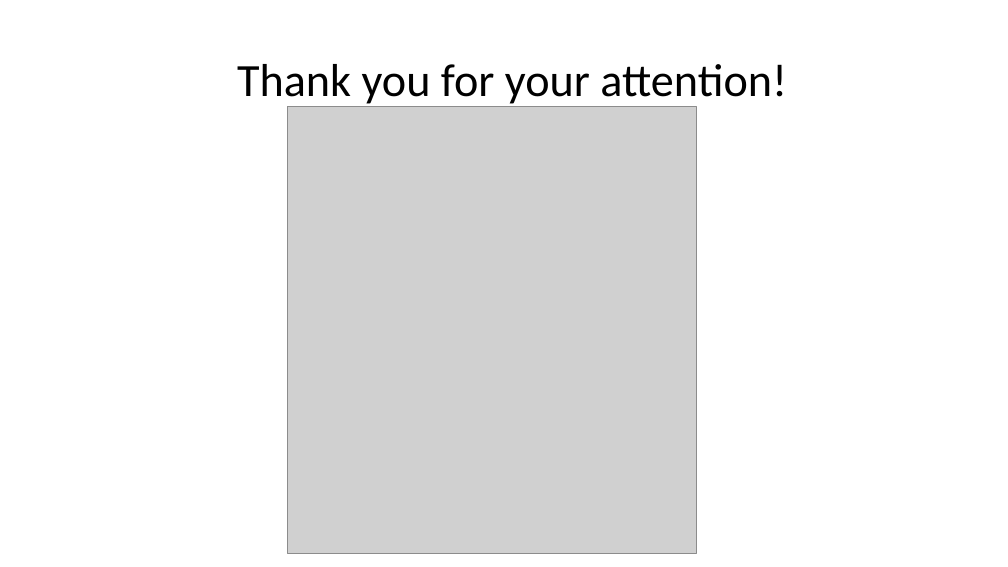
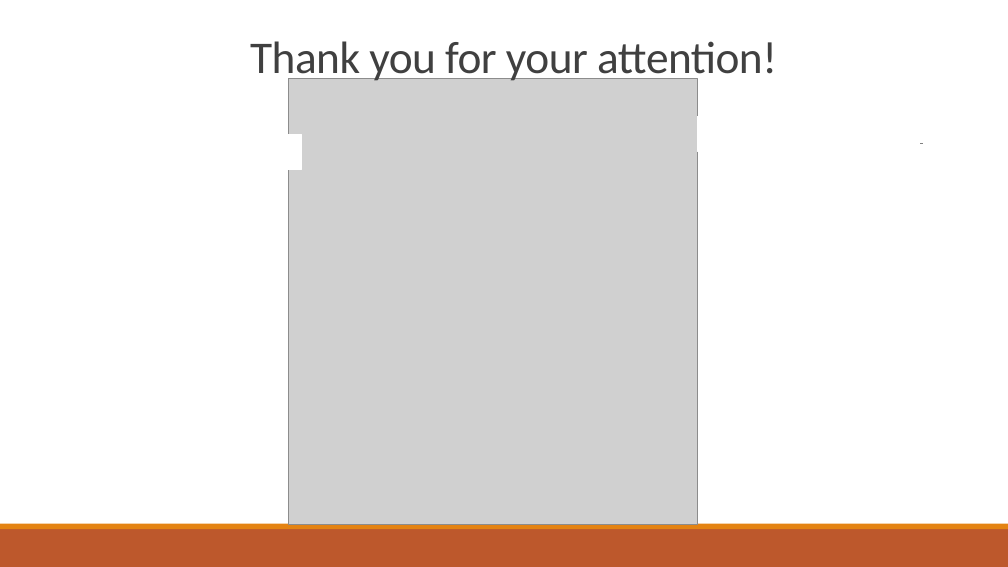
Before and after one commit to bricht/piens-un-maize, a slide deck: slide 10 of presentation/MilknBread.pptx. Drawn at 1008x567 pixels with LibreOffice and Linux fonts; fonts in the diff are those of the drawing; grey boxes stand for pictures. Boxes give left, top, right and bottom in pixels: in the first picture for what was removed or moved away, otherwise in the second. Text is boxed around its words. In the diff, an @@ line names an element or a change of style, - is before the commit and + after.

```diff
--- a/presentation/MilknBread.pptx
+++ b/presentation/MilknBread.pptx
@@ title "Thank you for your attention!" at [250, 41, 777, 84]: size 44 to 43.2 pt, text colour #000000 to #404040, letter spacing 0 to -0.5 pt; line spacing 0.9 to 0.85; vertical alignment middle to bottom @@
@@ picture: place and size @@
-picture at [287, 107, 696, 553]
+picture at [289, 78, 698, 524]
@@ rectangle added at [698, 116, 920, 151], fill #FFFFFF, outline #FFFFFF 1.25 pt @@
@@ rectangle added at [79, 134, 301, 169], fill #FFFFFF, outline #FFFFFF 1.25 pt @@
@@ line added from (99, 144) to (923, 144), #808080 0.5 pt @@
@@ rectangle added at [0, 529, 1008, 567], fill #BD582C @@
@@ rectangle added at [0, 524, 1008, 529], fill #E48312 @@
```
Also in this commit, not shown: 9 other slides changed, 1 other file.
